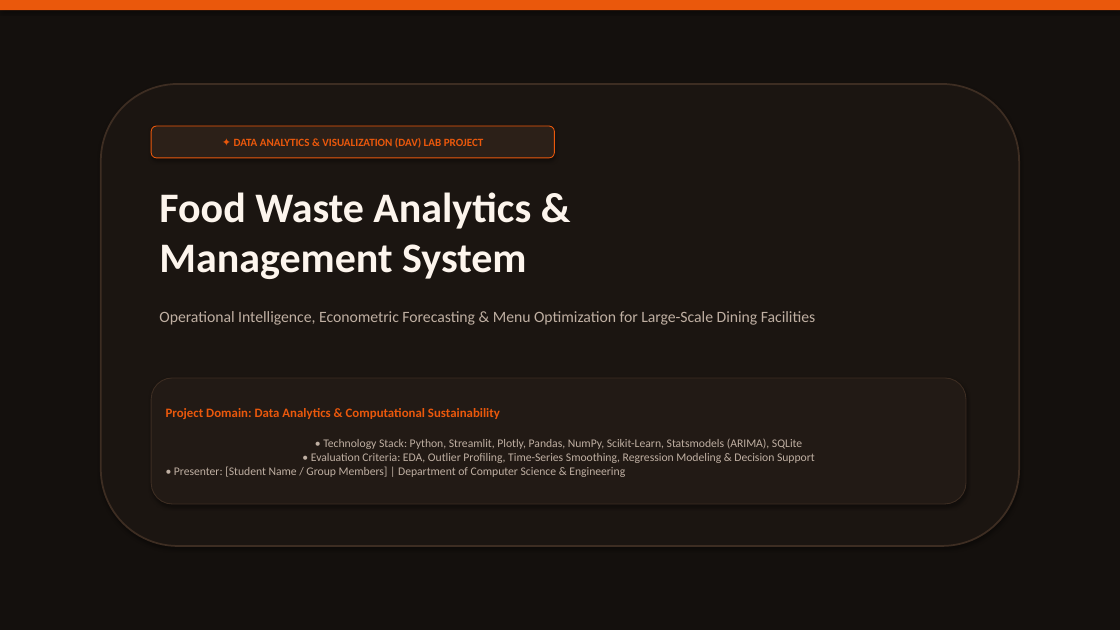
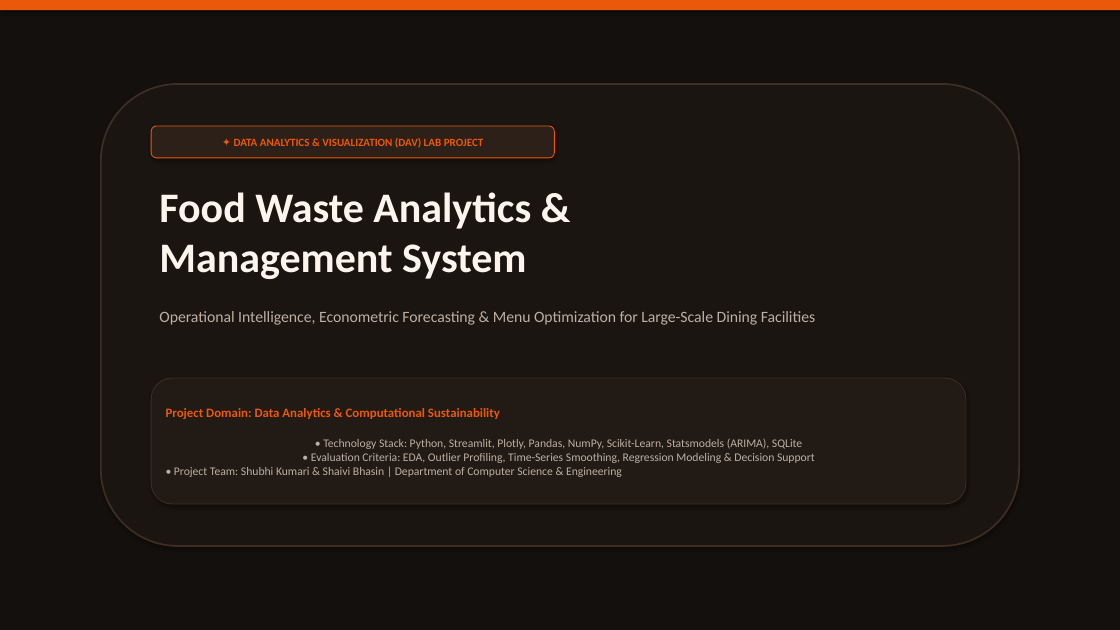
Before and after one commit to Shubhi-Kumari-dev/Food-Waste-Analytics-Mangement-System, a slide deck: slide 1 of Food_Waste_Analytics_Presentation.pptx. Drawn at 1120x630 pixels with LibreOffice and Linux fonts; fonts in the diff are those of the drawing. Boxes give left, top, right and bottom in pixels: in the first picture for what was removed or moved away, otherwise in the second. Text is boxed around its words. In the diff, an @@ line names an element or a change of style, - is before the commit and + after.

Commit message:
docs: add Shaivi Bhasin as project co-author and contributor in README and Presentation

```diff
--- a/Food_Waste_Analytics_Presentation.pptx
+++ b/Food_Waste_Analytics_Presentation.pptx
@@ text in rounded rectangle at (174,439,815,477): text changed @@
-• Technology Stack: Python, Streamlit, Plotly, Pandas, NumPy, Scikit-Learn, Statsmodels (ARIMA), SQLite
-• Evaluation Criteria: EDA, Outlier Profiling, Time-Series Smoothing, Regression Modeling & Decision Support
-• Presenter: [Student Name / Group Members] | Department of Computer Science & Engineering
+• Technology Stack: Python, Streamlit, Plotly, Pandas, NumPy, Scikit-Learn, Statsmodels (ARIMA), SQLite
+• Evaluation Criteria: EDA, Outlier Profiling, Time-Series Smoothing, Regression Modeling & Decision Support
+• Project Team: Shubhi Kumari & Shaivi Bhasin | Department of Computer Science & Engineering
```
Also in this commit, not shown: 2 other files.
